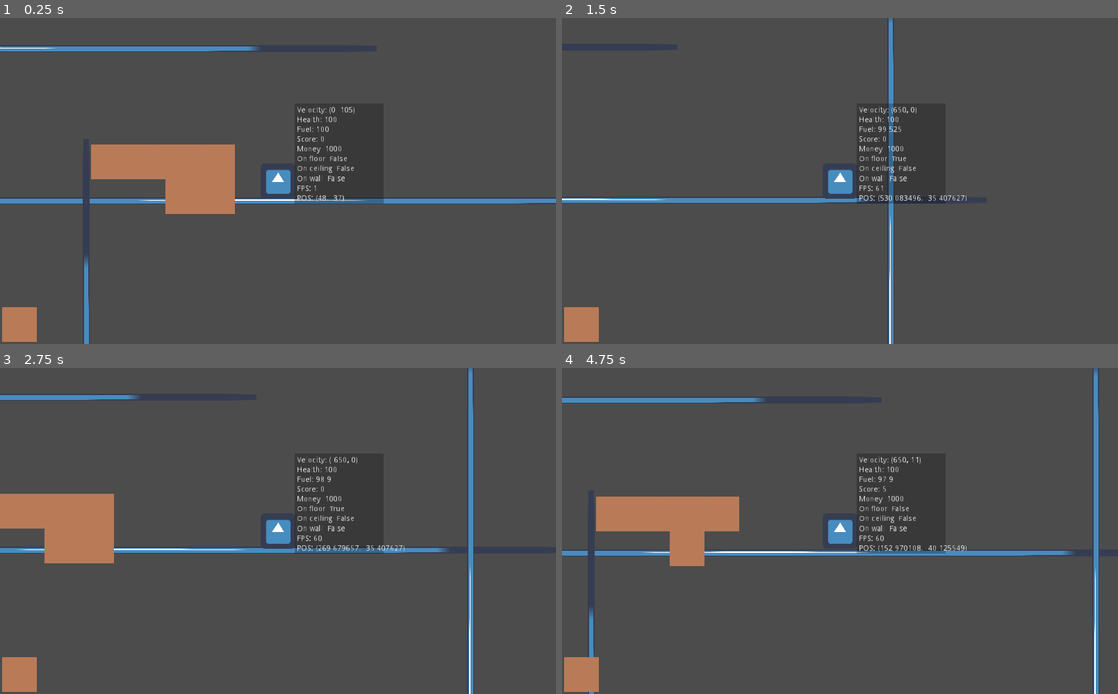
Above: before the commit, frames 1-4 (two rows, left to right).
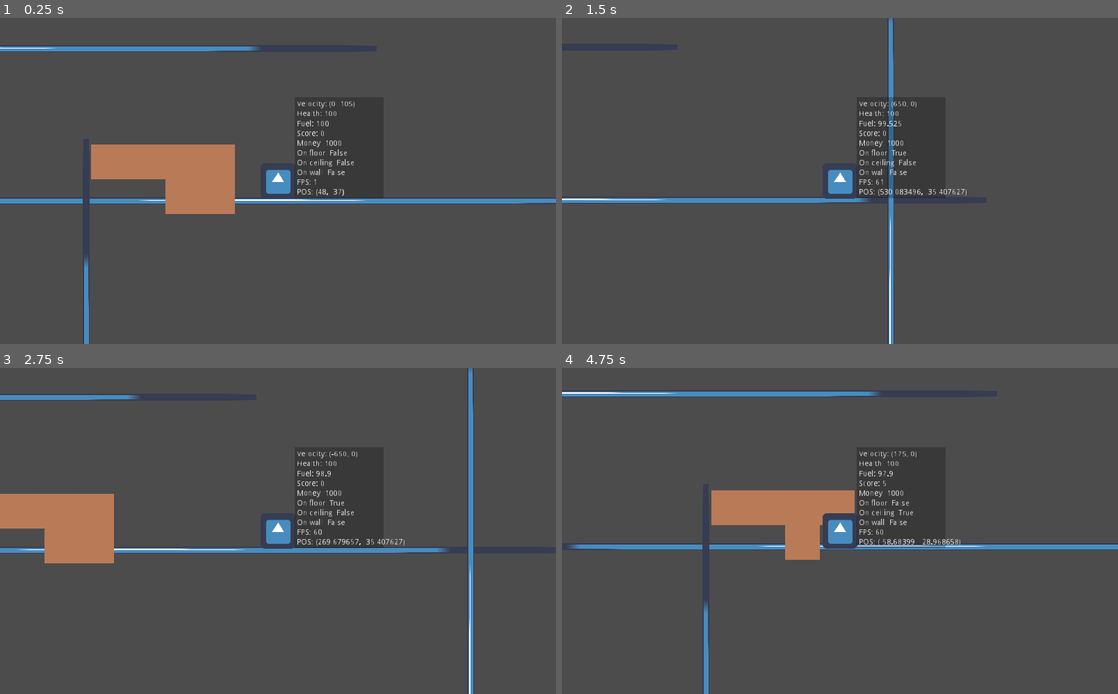
Above: after the commit, the same moments.

Repository: drabekm/Depths
Game: Godot game, scene res://Maps/TestWorld.tscn
Same seed, same stepped clock (60 frames per second), same inputs: the game is played once before the commit and once after it. This scene is started directly instead of the project's main scene. The engine's default icon, where the game draws it, is replaced by a stand-in: a white triangle on a blue panel in a dark square.
Inputs:
- Up to frame 1 (0.25 s): no input
- Up to frame 2 (1.5 s): hold E (function) 0.53-1.28 s; hold Right (ui_right) from 0.53 s (still down); tap Up (ui_up) at 0.77 s; tap E (function) at 1.35 s
- Up to frame 3 (2.75 s): tap Up (ui_up) at 1.52 s; release Right (ui_right) at 2.03 s; hold Left (ui_left) from 2.03 s (still down); hold E (function) from 2.03 s (still down)
- Up to frame 4 (4.75 s): release E (function) at 2.78 s; tap E (function) at 2.85, 4.35 s; tap Up (ui_up) at 3.02, 3.77, 4.52 s; hold E (function) 3.53-4.28 s; release Left (ui_left) at 4.28 s; hold Right (ui_right) from 4.28 s (still down)

The runs differ from the first frame. In frame 1, 1.9% of the frame differs, in the area x 0-69%, y 25-100%; in frame 2, 1.9%; in frame 3, 2.0%; in frame 4, 12%, in the area x 0-100%, y 0-100%.

Commit message:
Add smooth mining movement, new shadow texture

Diff:
--- a/Entities/Player/Player.gd
+++ b/Entities/Player/Player.gd
@@ -24,6 +24,8 @@
 var inventory
 var corner_shadow
 
+var current_drill_block
+
 func _ready():
 	forwardDrill = get_node("ForwardDrill")
 	bottomDrill = get_node("BottomDrill")
@@ -38,12 +40,29 @@
 	_update_shadow_opacity()
 
 func _physics_process(delta):
-	input()
-	_movement()
+	if current_drill_block == null:
+		input()
+		_movement()
+	else:
+		_drilling_move(delta)
+
+
 	_subtract_fuel(delta)
 
 func _update_shadow_opacity():
 	corner_shadow.energy = min(1, position.y / 720)
+
+func _drilling_move(delta):
+	self.position = self.position.linear_interpolate(Vector2(self.position.x, current_drill_block.global_position.y + 32), 2.0 * delta)
+	self.position = self.position.linear_interpolate(Vector2(current_drill_block.global_position.x + 32, self.position.y), 4.0 * delta)
+	print(self.global_position.distance_to(current_drill_block.global_position + Vector2(32,32)))
+#	print(self.global_position)
+#	print(current_drill_block_position + Vector2(32,32))
+#	print("====")
+	if self.position.distance_to(current_drill_block.global_position + Vector2(32,32)) < 10:
+		current_drill_block.destroy()
+		$CollisionShape2D.disabled = false
+		current_drill_block = null
 
 # Drill is represented by a raycast2D node
 # This method is used only when the player is pushing against either a wall or
@@ -59,9 +78,10 @@
 				var collider = drill.get_collider()
 				if collider.has_mineral:
 					PlayerData.add_mineral(collider.mineral_type)
-
+				current_drill_block = collider
+				$CollisionShape2D.disabled = true
 				PlayerData.score += collider.score
-				collider.destroy()
+#				collider.destroy()
 
 # Change drills direction when player changes side
 func reorient_drill(direction) -> void: # -1 = left, 1 = right
--- a/Entities/Player/Player.tscn
+++ b/Entities/Player/Player.tscn
@@ -1,9 +1,8 @@
-[gd_scene load_steps=6 format=2]
+[gd_scene load_steps=5 format=2]
 
 [ext_resource path="res://icon.png" type="Texture" id=1]
 [ext_resource path="res://Entities/Player/Player.gd" type="Script" id=2]
-[ext_resource path="res://Entities/Block/Block.tscn" type="PackedScene" id=3]
-[ext_resource path="res://Entities/Player/Lights/betterShadow.png" type="Texture" id=4]
+[ext_resource path="res://Entities/Player/Lights/betterShadow2.png" type="Texture" id=4]
 
 [sub_resource type="RectangleShape2D" id=1]
 extents = Vector2( 27.8108, 28.8449 )
@@ -21,8 +20,8 @@
 shape = SubResource( 1 )
 
 [node name="DEBUG" type="Control" parent="."]
-margin_top = -12.0
-margin_bottom = -12.0
+margin_top = -23.0
+margin_bottom = -23.0
 __meta__ = {
 "_edit_use_anchors_": false
 }
@@ -151,9 +150,8 @@
 position = Vector2( -1.48837, -0.129835 )
 scale = Vector2( 0.514876, 0.305492 )
 texture = ExtResource( 4 )
-texture_scale = 7.0
+texture_scale = 5.0
 mode = 2
 range_item_cull_mask = 2
 
-[node name="Block" parent="." instance=ExtResource( 3 )]
-position = Vector2( -508.594, 231.807 )
+[node name="Tween" type="Tween" parent="."]
Binary file added: Entities/Player/Lights/betterShadow2.png
Not shown, added: Entities/Player/Lights/betterShadow2.png.import
